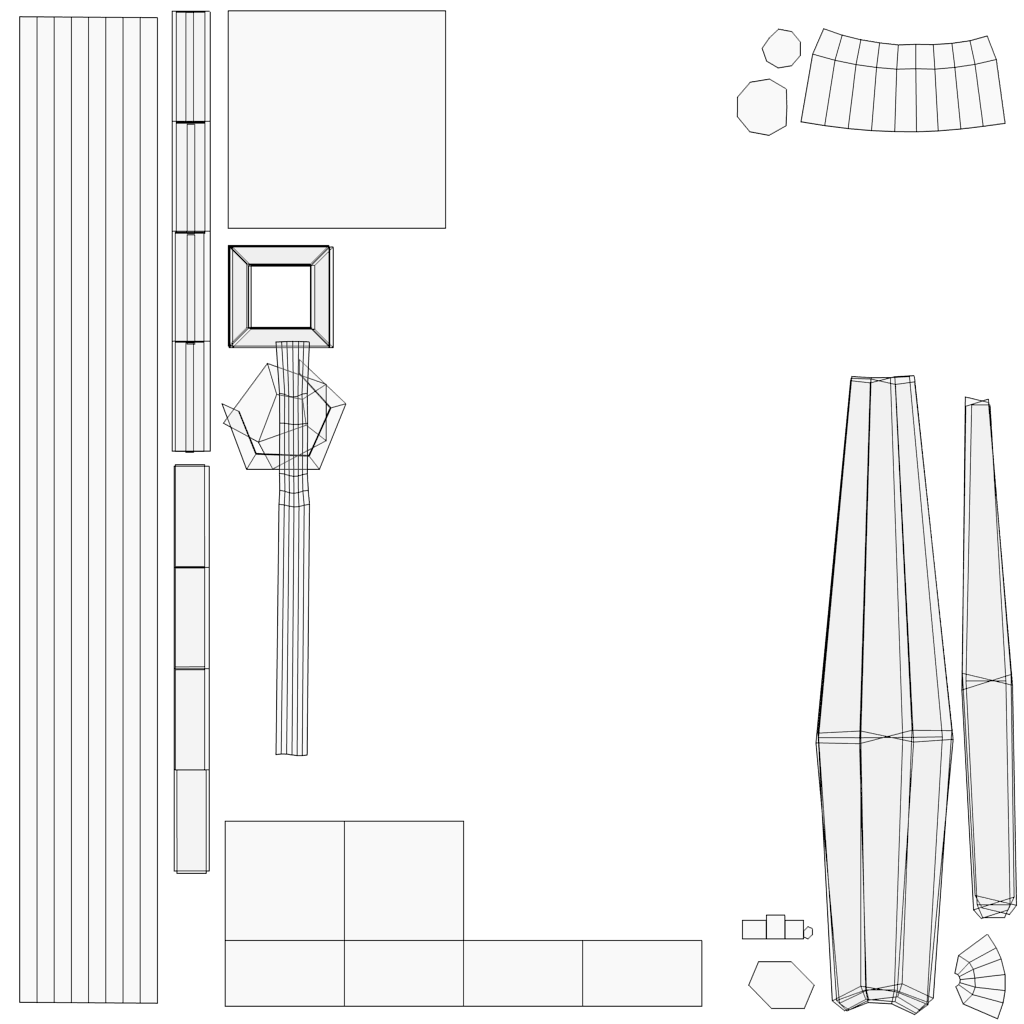
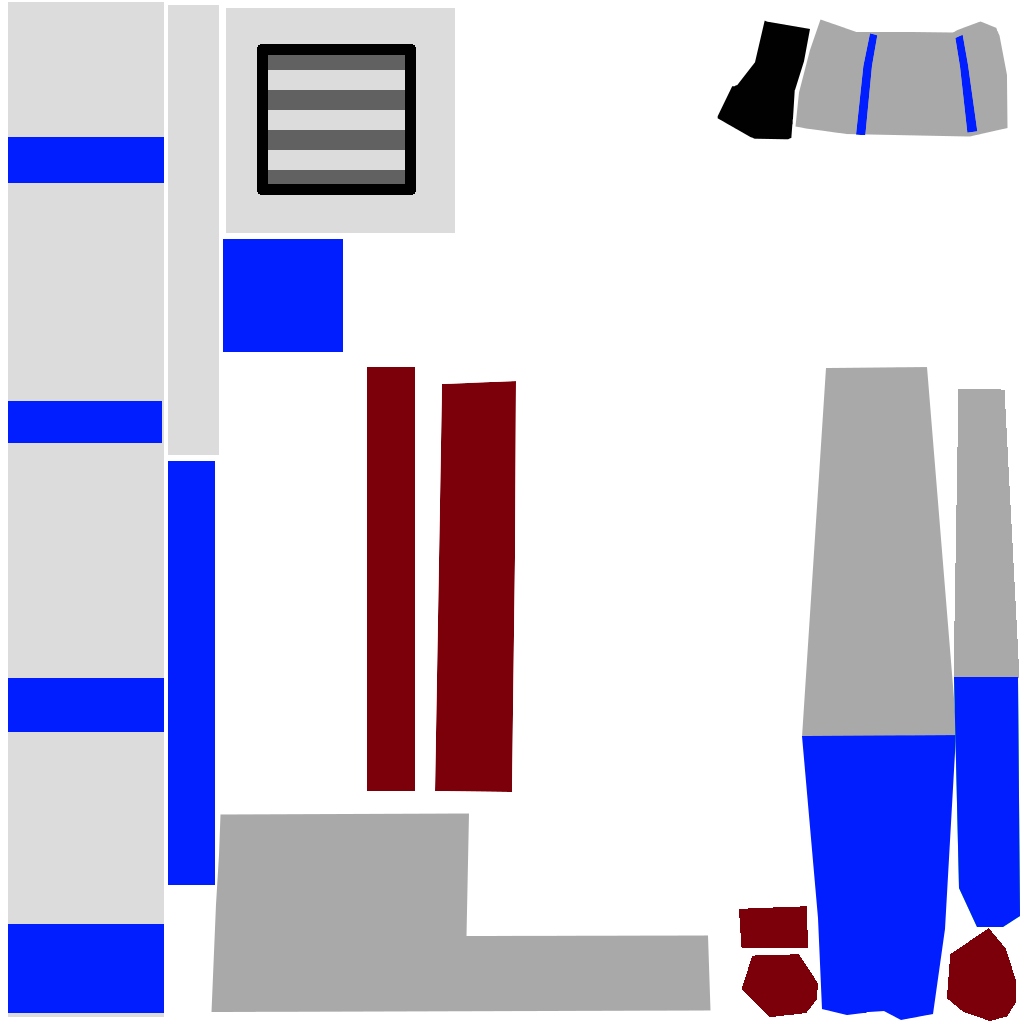
Before/after of a 1024 x 1024 layered artwork. What changed in the layer stack:
hid "Ground UV" over [224, 820, 703, 1007]
hid "Case UV" over [736, 28, 1006, 137]
hid "Wheel UV" over [741, 375, 1018, 1020]
hid "Transformator UV" over [171, 10, 447, 875]
added layer "Transformator Roof" above "Tower UV" over [257, 44, 423, 202]
hid "Tower UV" over [19, 16, 159, 1004]
added layer "Cable" above "Wheel" over [367, 367, 516, 792]
added layer "Wheel" above "Case" over [739, 367, 1020, 1021]
added layer "Case" above "Ground" over [717, 19, 1008, 140]
added layer "Ground" above "Transformator" over [211, 813, 711, 1012]
renamed "WindPowerStation.png" to "Transformator", moved it above "Tower", painted on it over [168, 5, 455, 885]
added layer "Tower" over [8, 2, 164, 1017]
